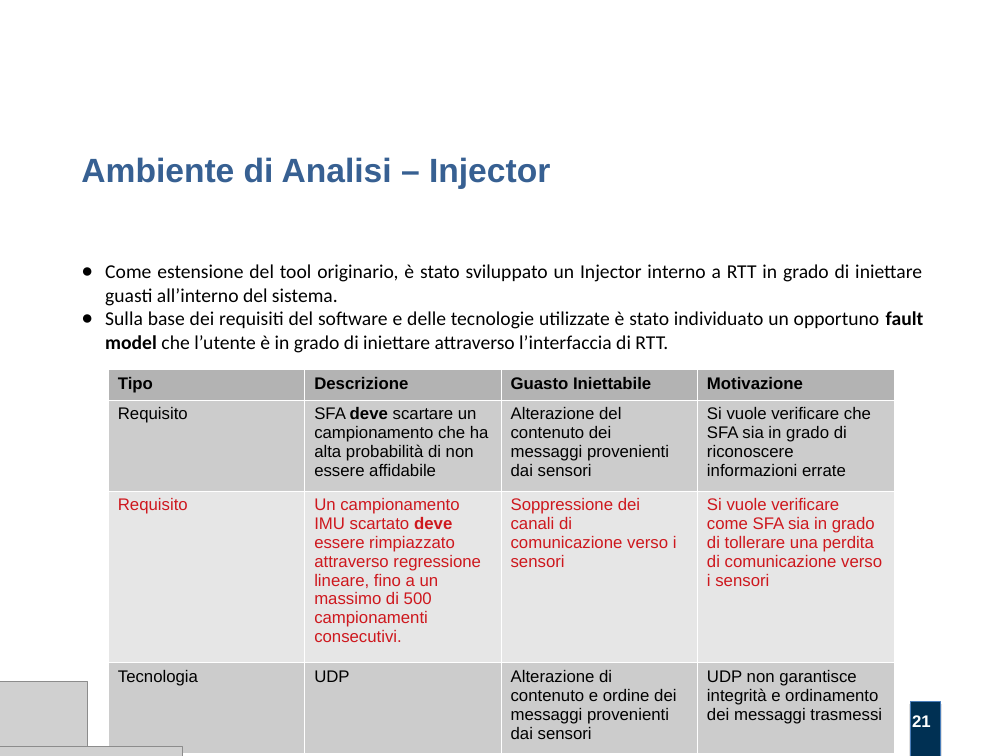
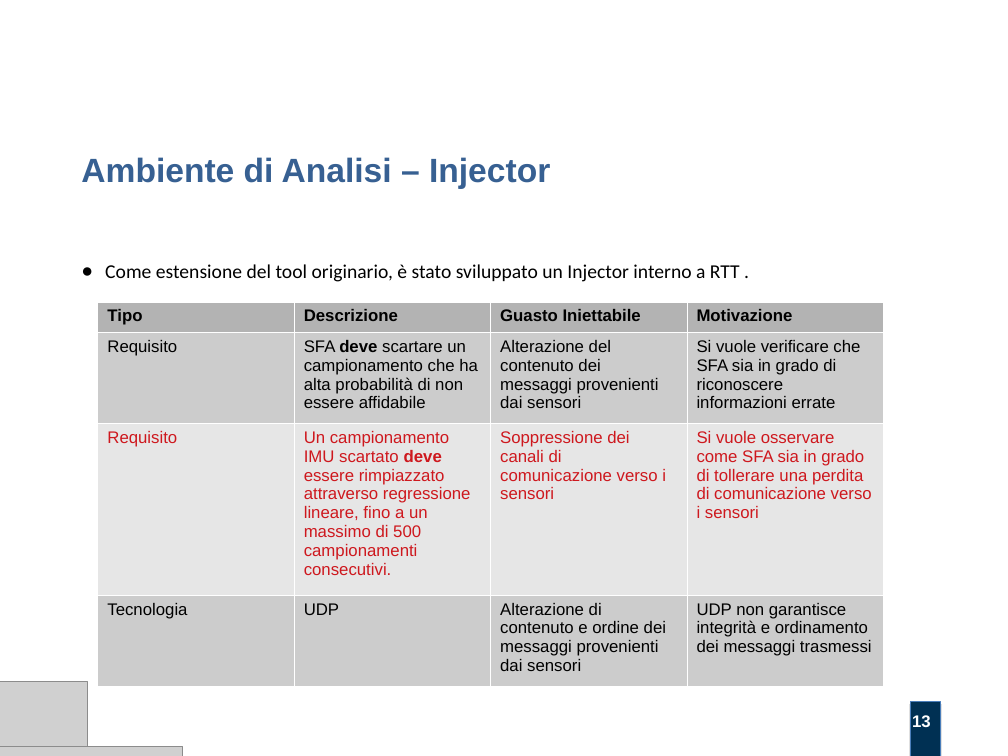
Before and after one commit to alexfoglia1/thesis, a slide deck: slide 13 of Slides/slides.odp (slide 21 before the commit). Drawn at 1008x756 pixels with LibreOffice and Linux fonts; fonts in the diff are those of the drawing; grey boxes stand for pictures; background and template pictures are left out. Boxes give left, top, right and bottom in pixels: in the first picture for what was removed or moved away, otherwise in the second. Text is boxed around its words. In the diff, an @@ line names an element or a change of style, - is before the commit and + after.

```diff
--- a/Slides/slides.odp
+++ b/Slides/slides.odp
@@ text at (x1=105, y1=264, x2=740, y2=282): text changed @@
-● Come estensione del tool originario, è stato sviluppato un Injector interno a RTT in grado di iniettare guasti all’interno del sistema.
-● Sulla base dei requisiti del software e delle tecnologie utilizzate è stato individuato un opportuno fault model che l’utente è in grado di iniettare attraverso l’interfaccia di RTT.
+● Come estensione del tool originario, è stato sviluppato un Injector interno a RTT .
@@ table at (x1=98, y1=301, x2=884, y2=684) @@
-row 3, column 4: Si vuole verificare come SFA sia in grado di tollerare una perdita di comunicazione verso i sensori
+row 3, column 4: Si vuole osservare come SFA sia in grado di tollerare una perdita di comunicazione verso i sensori
@@ table moved from (x1=108, y1=369, x2=894, y2=752) to (x1=98, y1=301, x2=884, y2=684) @@
@@ page number at (x1=912, y1=715, x2=931, y2=727): text changed @@
-21
+13
```
Also in this commit, not shown: 7 other slides changed, 10 slides removed, 2 other files.
